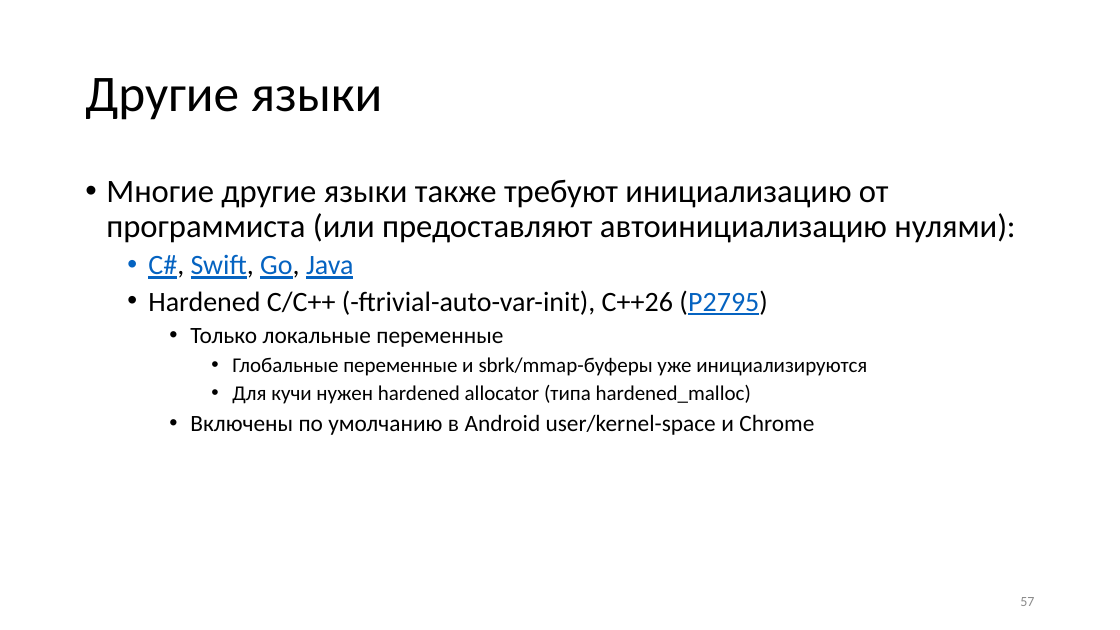
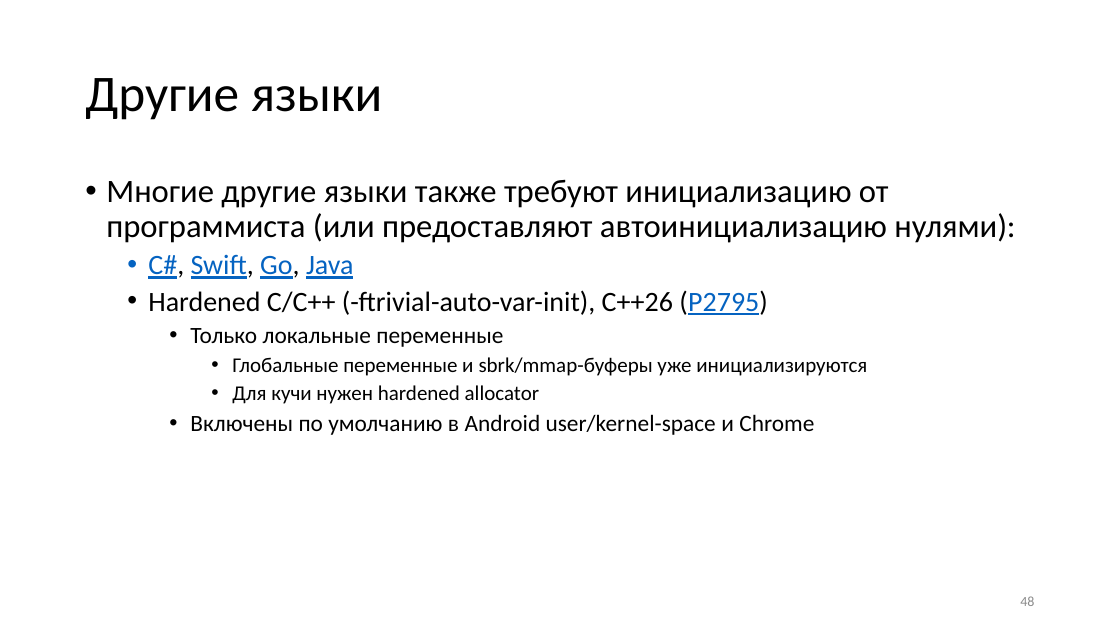
Before and after one commit to yugr/rust-slides, a slide deck: slide 48 of RU_short.pptx (slide 57 before the commit). Drawn at 1120x630 pixels with LibreOffice and Linux fonts; fonts in the diff are those of the drawing. Boxes give left, top, right and bottom in pixels: in the first picture for what was removed or moved away, otherwise in the second. Text is boxed around its words. In the diff, an @@ line names an element or a change of style, - is before the commit and + after.

```diff
--- a/RU_short.pptx
+++ b/RU_short.pptx
@@ text at box(232, 385, 540, 404): text changed @@
-      • Для кучи нужен hardened allocator (типа hardened_malloc)
+      • Для кучи нужен hardened allocator
@@ page number at box(1020, 596, 1034, 606): text changed @@
-57
+48
```
Also in this commit, not shown: 10 other slides changed, 10 slides removed, 4 other files.
